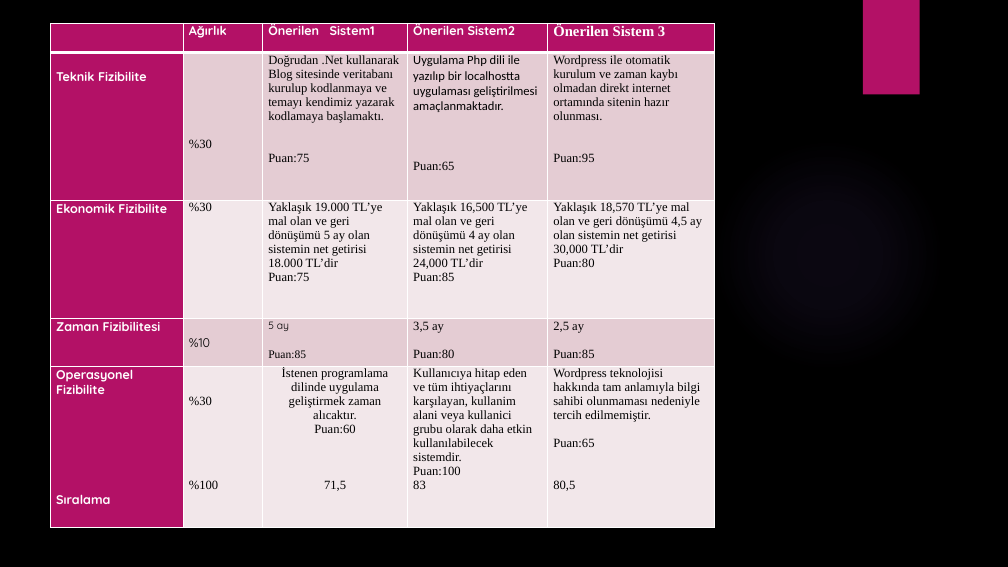
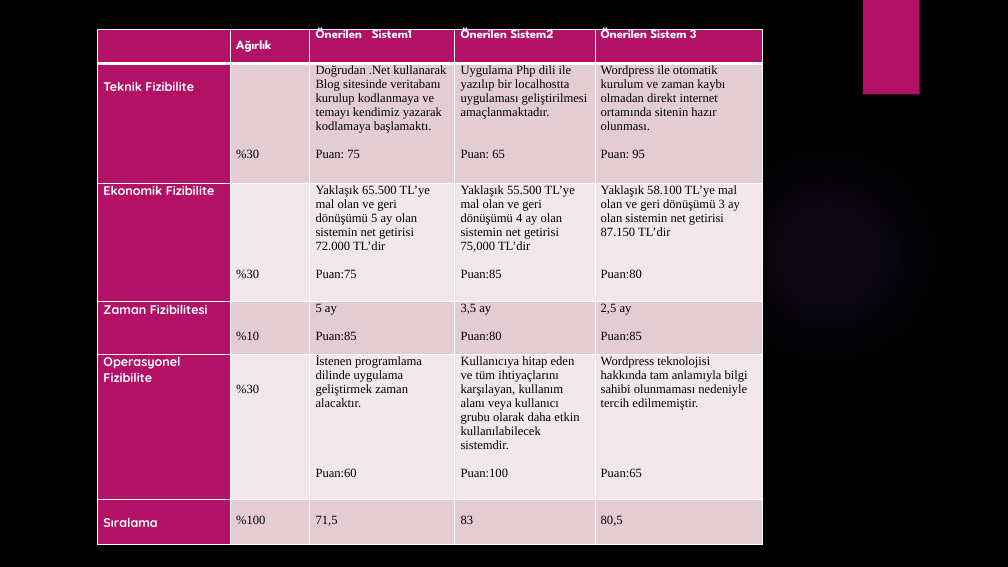
Before and after one commit to ekaraman89/Sistem-Analiz-ve-Tasar-m-, a slide deck: slide 17 of Sistem Analizi ve Tasarımı 1. Sunum.pptx. Drawn at 1008x567 pixels with LibreOffice and Linux fonts; fonts in the diff are those of the drawing; background and template pictures are left out. Boxes give left, top, right and bottom in pixels: in the first picture for what was removed or moved away, otherwise in the second. Text is boxed around its words. In the diff, an @@ line names an element or a change of style, - is before the commit and + after.

Commit message:
update file

```diff
--- a/Sistem Analizi ve Tasarımı 1. Sunum.pptx
+++ b/Sistem Analizi ve Tasarımı 1. Sunum.pptx
@@ table at (98,30,761,545) @@
-row 2: Teknik Fizibilite | %30 | Doğrudan .Net kullanarak Blog sitesinde veritabanı kurulup kodlanmaya ve temayı kendimiz yazarak kodlamaya başlamaktı. / Puan:75 | Uygulama Php dili ile yazılıp bir localhostta uygulaması geliştirilmesi amaçlanmaktadır. / Puan:65 | Wordpress ile otomatik kurulum ve zaman kaybı olmadan direkt internet ortamında sitenin hazır olunması. / Puan:95
+row 2: Teknik Fizibilite | %30 | Doğrudan .Net kullanarak Blog sitesinde veritabanı kurulup kodlanmaya ve temayı kendimiz yazarak kodlamaya başlamaktı. / Puan: 75 | Uygulama Php dili ile yazılıp bir localhostta uygulaması geliştirilmesi amaçlanmaktadır. / Puan: 65 | Wordpress ile otomatik kurulum ve zaman kaybı olmadan direkt internet ortamında sitenin hazır olunması. / Puan: 95
-row 3: Ekonomik Fizibilite | %30 | Yaklaşık 19.000 TL’ye mal olan ve geri dönüşümü 5 ay olan sistemin net getirisi 18.000 TL’dir / Puan:75 | Yaklaşık 16,500 TL’ye mal olan ve geri dönüşümü 4 ay olan sistemin net getirisi 24,000 TL’dir / Puan:85 | Yaklaşık 18,570 TL’ye mal olan ve geri dönüşümü 4,5 ay olan sistemin net getirisi 30,000 TL’dir / Puan:80
+row 3: Ekonomik Fizibilite | %30 | Yaklaşık 65.500 TL’ye mal olan ve geri dönüşümü 5 ay olan sistemin net getirisi 72.000 TL’dir / Puan:75 | Yaklaşık 55.500 TL’ye mal olan ve geri dönüşümü 4 ay olan sistemin net getirisi 75,000 TL’dir / Puan:85 | Yaklaşık 58.100 TL’ye mal olan ve geri dönüşümü 3 ay olan sistemin net getirisi 87.150 TL’dir / Puan:80
-row 5: Operasyonel Fizibilite / Sıralama | %30 / %100 | İstenen programlama dilinde uygulama geliştirmek zaman alıcaktır. / Puan:60 / 71,5 | Kullanıcıya hitap eden ve tüm ihtiyaçlarını karşılayan, kullanim alani veya kullanici grubu olarak daha etkin kullanılabilecek sistemdir. / Puan:100 / 83 | Wordpress teknolojisi hakkında tam anlamıyla bilgi sahibi olunmaması nedeniyle tercih edilmemiştir. / Puan:65 / 80,5
+row 5: Operasyonel Fizibilite | %30 | İstenen programlama dilinde uygulama geliştirmek zaman alacaktır. / Puan:60 | Kullanıcıya hitap eden ve tüm ihtiyaçlarını karşılayan, kullanım alanı veya kullanıcı grubu olarak daha etkin kullanılabilecek sistemdir. / Puan:100 | Wordpress teknolojisi hakkında tam anlamıyla bilgi sahibi olunmaması nedeniyle tercih edilmemiştir. / Puan:65
+row 6: Sıralama | %100 | 71,5 | 83 | 80,5
@@ table: place and size @@
-table at (51,23,715,528)
+table at (98,30,761,545)
```
Also in this commit, not shown: 3 other slides changed.
